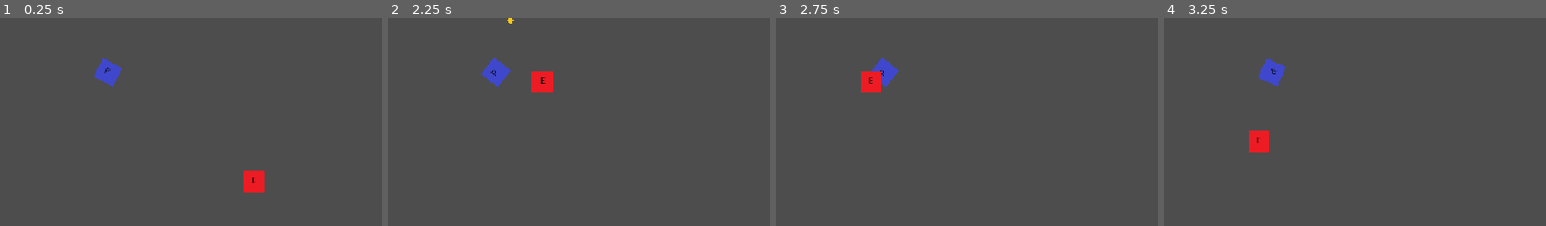
Above: before the commit, frames 1-4 (left to right).
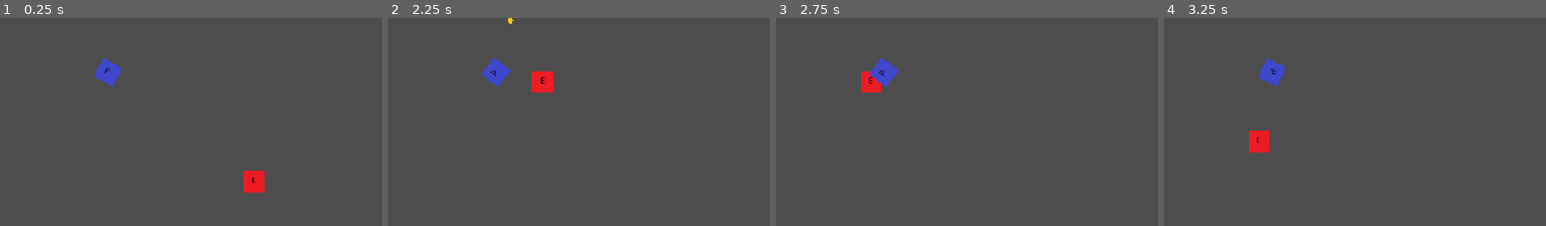
Above: after the commit, the same moments.

Repository: RJField/JazzySnazzy
Game: Godot game, scene res://src/levels/World.tscn
Two runs of this game, one before a commit and one after it. Both use one fixed random seed, a clock stepped at 60 frames per second and the inputs below. Before the commit the project starts from res://src/levels/Room.tscn.
Inputs (mouse positions are % of the whole screen's width and height, from its top left):
- Up to frame 1 (0.25 s): no input
- Up to frame 2 (2.25 s): tap Enter at 0.5 s; move the mouse to (72, 46) at 0.52 s; press the mouse at (72, 46) at 0.53 s; hold D (move_right) 0.53-1.28 s; move the mouse to (30, 57) at 1.27 s; release the mouse at (30, 57) at 1.28 s; hold S (move_down) 1.28-2.03 s; click (30, 57) at 1.35 s; move the mouse to (60, 29) at 2.02 s; press the mouse at (60, 29) at 2.03 s; hold D (move_right) from 2.03 s (still down)
- Up to frame 3 (2.75 s): keep holding D (move_right)
- Up to frame 4 (3.25 s): move the mouse to (45, 72) at 2.77 s; release D (move_right) at 2.78 s; release the mouse at (45, 72) at 2.78 s; hold W (move_up) from 2.78 s (still down); click (45, 72) at 2.85 s
The pictures show only the part of the screen within x 36-86%, y 38-88%; the shares and areas given below are measured in that part.

Frames 1-2 are identical in both runs. In frame 3, 0.1% of the frame differs, in the area x 24-28%, y 25-32%; in frame 4, nothing differs.

Commit message:
Added World scene to manage Player and Room placement etc

Diff:
--- a/project.godot
+++ b/project.godot
@@ -11,7 +11,7 @@
 [application]
 
 config/name="JazzySnazzy"
-run/main_scene="uid://cu0dwvqcmpi7h"
+run/main_scene="uid://c0khtv6sqdo3k"
 config/features=PackedStringArray("4.7", "Forward Plus")
 config/icon="res://icon.svg"
 
--- a/src/levels/Room.gd
+++ b/src/levels/Room.gd
@@ -1,12 +1,14 @@
-extends Node2D
+class_name Room extends Node2D
 
 @onready var floor_area: Area2D = $Floor
 @onready var room_state: RoomState = $RoomState
 
 func _ready() -> void:
+    #added await for first physics frame to avoid immediate state change on run (i.e. we want the placement as part of world to set this, not the initial overlap)
+    room_state.state_changed.connect(_on_state_changed)
+    await get_tree().physics_frame
     floor_area.body_entered.connect(_on_body_entered)
     floor_area.body_exited.connect(_on_body_exited)
-    room_state.state_changed.connect(_on_state_changed)
 
 func _on_body_entered(body: Node):
     if not body.is_in_group("player"):
--- a/src/levels/Room.tscn
+++ b/src/levels/Room.tscn
@@ -33,6 +33,7 @@
 [node name="CollisionShape2D" type="CollisionShape2D" parent="Walls/StaticBody2D" unique_id=813030665]
 position = Vector2(-153, 220)
 shape = SubResource("RectangleShape2D_hibjq")
+disabled = true
 
 [node name="CollisionShape2D2" type="CollisionShape2D" parent="Walls/StaticBody2D" unique_id=2094030806]
 position = Vector2(406, -111)
--- /dev/null
+++ b/src/levels/World.gd
@@ -0,0 +1,8 @@
+extends Node
+
+
+@onready var room: Room = $Room
+
+func _ready() -> void:
+    room.room_state.enter()
+    return
--- /dev/null
+++ b/src/levels/World.tscn
@@ -0,0 +1,12 @@
+[gd_scene format=3 uid="uid://c0khtv6sqdo3k"]
+
+[ext_resource type="Script" uid="uid://dufujigxxwrlj" path="res://src/levels/World.gd" id="1_0y64f"]
+[ext_resource type="PackedScene" uid="uid://cu0dwvqcmpi7h" path="res://src/levels/Room.tscn" id="1_42t1m"]
+[ext_resource type="PackedScene" uid="uid://db1rrth7mybvq" path="res://src/entities/player/Player.tscn" id="2_0y64f"]
+
+[node name="World" type="Node2D" unique_id=1142075950]
+script = ExtResource("1_0y64f")
+
+[node name="Room" parent="." unique_id=2058189957 instance=ExtResource("1_42t1m")]
+
+[node name="Player" parent="." unique_id=151813150 instance=ExtResource("2_0y64f")]
Not shown, added: src/levels/World.gd.uid
